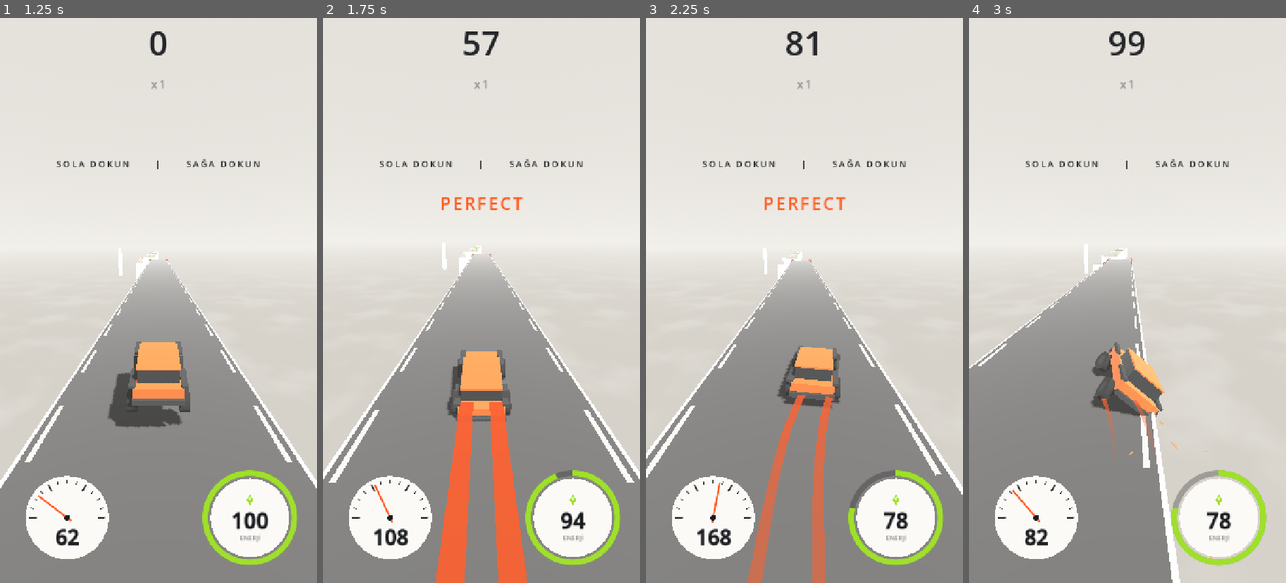
Above: before the commit, frames 1-4 (left to right).
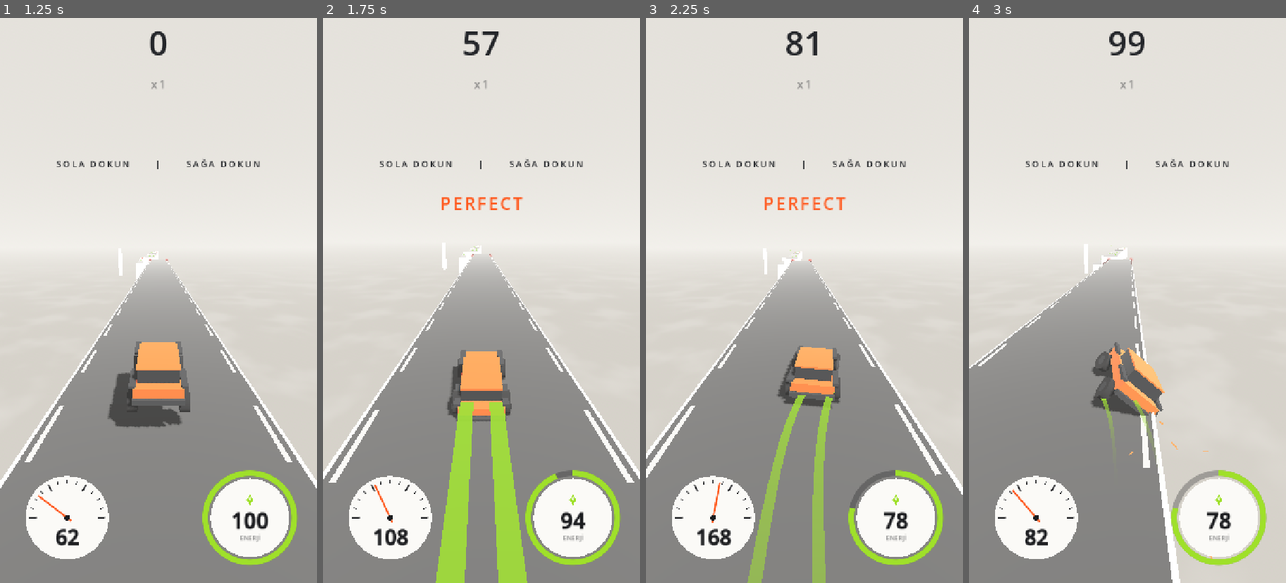
Above: after the commit, the same moments.

Repository: basarbellisan/Runny
Game: Godot game, scene res://scenes/menu.tscn
Same seed, same stepped clock (60 frames per second), same inputs: the game is played once before the commit and once after it.
Inputs (mouse positions are in pixels of both pictures, inside the frame that each line leads up to):
- Up to frame 1 (1.25 s): click "BAŞLA" at 0.5 s
- Up to frame 2 (1.75 s): tap Enter at 1.25, 1.35 s; move the mouse to (465, 413) at 1.27 s; hold W from 1.28 s (still down); click (465, 413) at 1.42 s; tap Space at 1.52 s
- Up to frame 3 (2.25 s): release W at 2 s; drag from (899, 385) to (788, 413) at 2.02 s
- Up to frame 4 (3 s): move the mouse to (1032, 215) at 2.77 s; hold A from 2.78 s (still down); tap Enter at 2.85 s

Frame 1 is identical in both runs. In frame 2, 4.3% of the frame differs, in the area x 35-65%, y 68-100%; in frame 3, 2.2%; in frame 4, 0.2%.

Commit message:
Car trail in the crystal green
Co-Authored-By: Claude Opus 5.5 <noreply@anthropic.com>
Claude-Session: https://claude.ai/code/session_016S88RPn945sNcGg6oLe6PH

Diff:
--- a/scripts/car_trail.gd
+++ b/scripts/car_trail.gd
@@ -2,7 +2,7 @@
 extends Node3D
 ## Arabanın arkasından çıkan iz: hızı ve gazı görünür kılar.
 ## İz dünyada geride kalır; gaz arttıkça ömrü (dolayısıyla boyu) uzar.
-##  style 1 – ışık izi: arka lambalardan iki ince turuncu şerit
+##  style 1 – ışık izi: arka lambalardan iki ince şerit (kristallerin yeşili)
 ##  style 2 – egzoz küpleri: küçülerek kaybolan low poly küpler
 ##  style 3 – rüzgâr izi: yolun üstünde geniş, yarı saydam beyaz iz
 
@@ -32,7 +32,7 @@
 	physics_interpolation_mode = Node.PHYSICS_INTERPOLATION_MODE_OFF
 	global_transform = Transform3D.IDENTITY
 	car = get_parent()
-	var light := Color(Palette.ACCENT, 0.95)
+	var light := Color(Palette.ENERGY, 0.95)
 	for x in [-0.55, 0.55]:
 		_ribbons.append(_make_ribbon(1, Vector3(x, 0.55, 1.75), 0.16, light))
 	_ribbons.append(_make_ribbon(3, Vector3(0, 0.06, 1.5), 1.7, Color(Palette.SNOW, 0.5)))
@@ -144,7 +144,7 @@
 				"v": Vector3(randf_range(-0.8, 0.8), randf_range(0.2, 1.2), randf_range(1.0, 3.0)),
 				"age": 0.0, "life": l * randf_range(1.0, 1.6),
 				"size": randf_range(0.16, 0.3), "spin": randf_range(-6.0, 6.0),
-				"color": Palette.SNOW.lerp(Palette.ACCENT, boost),
+				"color": Palette.SNOW.lerp(Palette.ENERGY, boost),
 			})
 	var mm := _cubes.multimesh
 	var alive_particles: Array[Dictionary] = []
Not shown, changed: README.md
